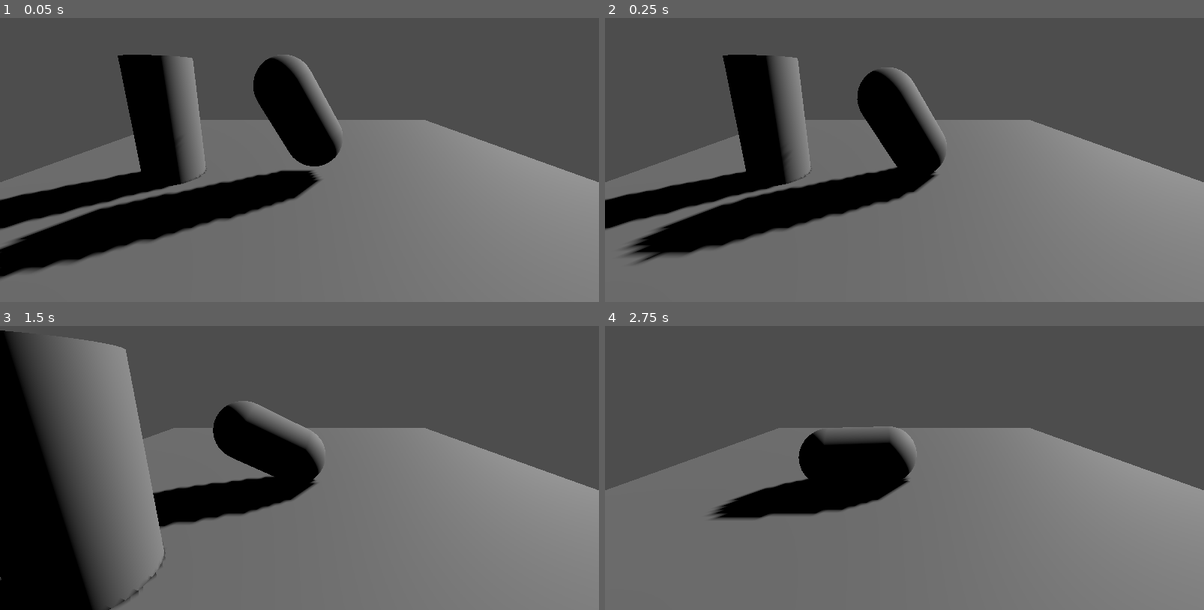
Above: before the commit, frames 1-4 (two rows, left to right).
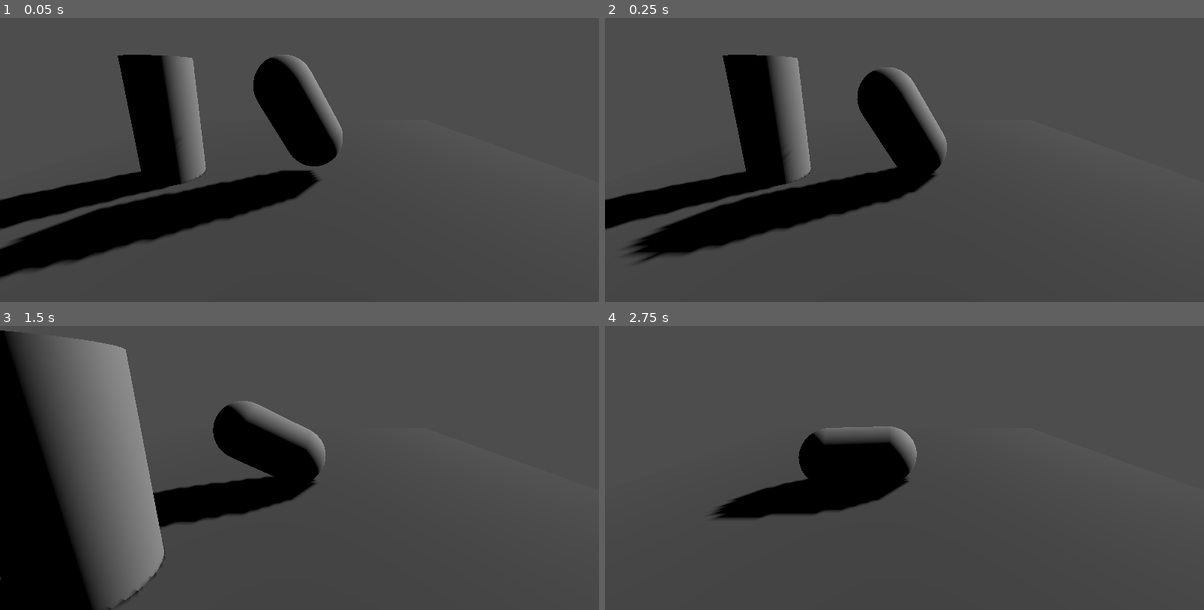
Above: after the commit, the same moments.

Repository: Pulvr/not-acrime
Game: Godot game, scene res://Play.tscn
The game is run twice, just before and just after one commit, with the same random seed, the same clock (stepped at 60 frames per second) and the same inputs.
Inputs:
- Up to frame 1 (0.05 s): no input
- Up to frame 2 (0.25 s): no input
- Up to frame 3 (1.5 s): hold D (move_right) 0.53-1.28 s; hold S (move_back) from 1.28 s (still down)
- Up to frame 4 (2.75 s): release S (move_back) at 2.03 s; hold D (move_right) from 2.03 s (still down)

The runs differ from the first frame. In frame 1, 45% of the frame differs, in the area x 0-100%, y 35-100%; in frame 2, 46%; in frame 3, 39%; in frame 4, 52%.

Commit message:
Update PlaneWorld

Diff:
--- a/Plane_World.tscn
+++ b/Plane_World.tscn
@@ -3,7 +3,11 @@
 [sub_resource type="BoxShape3D" id="BoxShape3D_vb3um"]
 size = Vector3(10, 0, 10)
 
+[sub_resource type="StandardMaterial3D" id="StandardMaterial3D_vb3um"]
+albedo_color = Color(0.3403393, 0.34033933, 0.3403393, 1)
+
 [sub_resource type="BoxMesh" id="BoxMesh_srgae"]
+material = SubResource("StandardMaterial3D_vb3um")
 size = Vector3(10, 0, 10)
 
 [node name="Floor" type="Node3D" unique_id=1328943470]
